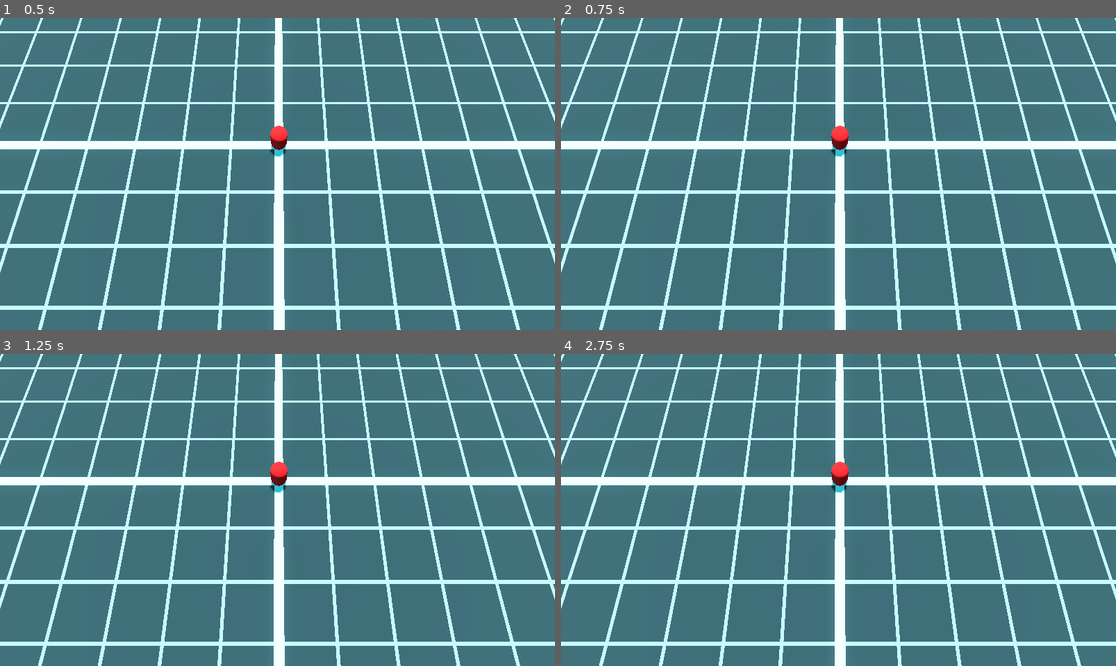
Above: before the commit, frames 1-4 (two rows, left to right).
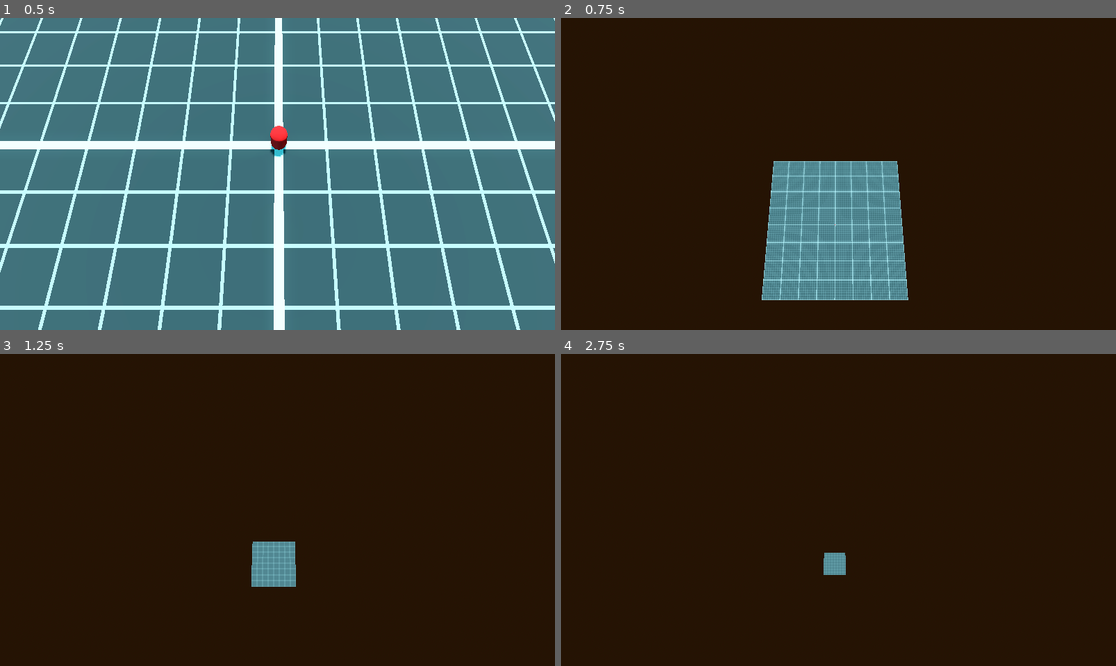
Above: after the commit, the same moments.

Repository: Metriximor/TankGame
Game: Godot game, scene res://main.tscn
Same seed, same stepped clock (60 frames per second), same inputs: the game is played once before the commit and once after it.
Inputs (mouse positions are in pixels of both pictures, inside the frame that each line leads up to):
- Up to frame 1 (0.5 s): no input
- Up to frame 2 (0.75 s): tap Enter at 0.5 s; move the mouse to (960, 158) at 0.52 s; hold D (pan_right, bound only after the commit) from 0.53 s (still down); hold Mouse wheel up (zoom_in, bound only after the commit) from 0.53 s (still down); click (960, 158) at 0.67 s
- Up to frame 3 (1.25 s): keep holding D (pan_right, bound only after the commit); keep holding Mouse wheel up (zoom_in, bound only after the commit); tap Mouse wheel down (zoom_out, bound only after the commit) at 0.8 s
- Up to frame 4 (2.75 s): release D (pan_right, bound only after the commit) at 1.25 s; release Mouse wheel up (zoom_in, bound only after the commit) at 1.25 s; drag from (727, 525) to (960, 494) at 1.27 s; move the mouse to (894, 441) at 2.02 s; hold D (pan_right, bound only after the commit) from 2.03 s (still down); hold Mouse wheel up (zoom_in, bound only after the commit) from 2.03 s (still down); click (894, 441) at 2.17 s; tap Mouse wheel down (zoom_out, bound only after the commit) at 2.3 s

Frame 1 is identical in both runs. In frame 2, 97% of the frame differs, in the area x 0-100%, y 0-100%; in frame 3, 100%; in frame 4, 100%.

Commit message:
Add Camera Panning

Diff:
--- a/main.tscn
+++ b/main.tscn
@@ -1,10 +1,11 @@
-[gd_scene load_steps=15 format=3 uid="uid://bt74mpdyisq36"]
+[gd_scene load_steps=16 format=3 uid="uid://bt74mpdyisq36"]
 
 [ext_resource type="Script" path="res://src/controller/mouse_controller.gd" id="1_o3l48"]
 [ext_resource type="Script" path="res://src/controller/selection_controller.gd" id="2_qmw85"]
 [ext_resource type="Script" path="res://src/controller/camera_controller.gd" id="2_t0fkr"]
 [ext_resource type="Script" path="res://src/controller/movement_controller.gd" id="3_7ebjg"]
 [ext_resource type="Texture2D" uid="uid://biolsr757ww5c" path="res://debug/tex_DebugGrid.svg" id="3_whkkt"]
+[ext_resource type="Script" path="res://src/camera/rts_camera_component.gd" id="5_apr3w"]
 [ext_resource type="PackedScene" uid="uid://834fi7r7qtwm" path="res://src/unit/unit.tscn" id="5_imam8"]
 
 [sub_resource type="RectangleShape2D" id="RectangleShape2D_2jm7l"]
@@ -76,6 +77,10 @@
 [node name="MainCamera" type="Camera3D" parent="."]
 transform = Transform3D(1, 0, 0, 0, 0.258819, 0.965926, 0, -0.965926, 0.258819, -0.0823078, 12.3579, 5.28028)
 
+[node name="RTSCameraComponent" type="Node" parent="MainCamera" node_paths=PackedStringArray("camera")]
+script = ExtResource("5_apr3w")
+camera = NodePath("..")
+
 [node name="Level" type="NavigationRegion3D" parent="."]
 navigation_mesh = SubResource("NavigationMesh_oj8tx")
 
--- a/project.godot
+++ b/project.godot
@@ -15,6 +15,39 @@
 config/features=PackedStringArray("4.4", "Forward Plus")
 config/icon="res://icon.svg"
 
+[input]
+
+pan_up={
+"deadzone": 0.5,
+"events": [Object(InputEventKey,"resource_local_to_scene":false,"resource_name":"","device":-1,"window_id":0,"alt_pressed":false,"shift_pressed":false,"ctrl_pressed":false,"meta_pressed":false,"pressed":false,"keycode":0,"physical_keycode":87,"key_label":0,"unicode":119,"location":0,"echo":false,"script":null)
+]
+}
+pan_left={
+"deadzone": 0.5,
+"events": [Object(InputEventKey,"resource_local_to_scene":false,"resource_name":"","device":-1,"window_id":0,"alt_pressed":false,"shift_pressed":false,"ctrl_pressed":false,"meta_pressed":false,"pressed":false,"keycode":0,"physical_keycode":65,"key_label":0,"unicode":97,"location":0,"echo":false,"script":null)
+]
+}
+pan_down={
+"deadzone": 0.5,
+"events": [Object(InputEventKey,"resource_local_to_scene":false,"resource_name":"","device":-1,"window_id":0,"alt_pressed":false,"shift_pressed":false,"ctrl_pressed":false,"meta_pressed":false,"pressed":false,"keycode":0,"physical_keycode":83,"key_label":0,"unicode":115,"location":0,"echo":false,"script":null)
+]
+}
+pan_right={
+"deadzone": 0.5,
+"events": [Object(InputEventKey,"resource_local_to_scene":false,"resource_name":"","device":-1,"window_id":0,"alt_pressed":false,"shift_pressed":false,"ctrl_pressed":false,"meta_pressed":false,"pressed":false,"keycode":0,"physical_keycode":68,"key_label":0,"unicode":100,"location":0,"echo":false,"script":null)
+]
+}
+zoom_in={
+"deadzone": 0.5,
+"events": [Object(InputEventMouseButton,"resource_local_to_scene":false,"resource_name":"","device":-1,"window_id":0,"alt_pressed":false,"shift_pressed":false,"ctrl_pressed":false,"meta_pressed":false,"button_mask":0,"position":Vector2(0, 0),"global_position":Vector2(0, 0),"factor":1.0,"button_index":4,"canceled":false,"pressed":false,"double_click":false,"script":null)
+]
+}
+zoom_out={
+"deadzone": 0.5,
+"events": [Object(InputEventMouseButton,"resource_local_to_scene":false,"resource_name":"","device":-1,"window_id":0,"alt_pressed":false,"shift_pressed":false,"ctrl_pressed":false,"meta_pressed":false,"button_mask":0,"position":Vector2(0, 0),"global_position":Vector2(0, 0),"factor":1.0,"button_index":5,"canceled":false,"pressed":false,"double_click":false,"script":null)
+]
+}
+
 [layer_names]
 
 3d_physics/layer_2="Own Unit Mask"
--- /dev/null
+++ b/src/camera/rts_camera_component.gd
@@ -0,0 +1,18 @@
+extends Node
+class_name RTSCameraComponent
+
+@export var camera: Camera3D
+@export_category("Component Parameters")
+@export var camera_speed := 25.0
+
+var _current_pan_speed := 0.0
+
+
+func _process(delta: float) -> void:
+	var input_dir := Input.get_vector("pan_left", "pan_right", "pan_up", "pan_down")
+	var camera_pan := input_dir * camera_speed * delta
+	camera.global_position += Vector3(camera_pan.x, 0, camera_pan.y)
+
+	var zoom := Input.get_axis("zoom_out", "zoom_in")
+	print(Input.is_action_pressed("zoom_in"))
+	camera.global_position.y += zoom * camera_speed
--- a/src/controller/mouse_controller.gd
+++ b/src/controller/mouse_controller.gd
@@ -5,6 +5,7 @@
 signal mouse_motion_event(event: InputEventMouseMotion)
 signal left_click_event(event: InputEventMouseButton)
 signal right_click_event(event: InputEventMouseButton)
+
 
 func _input(event: InputEvent) -> void:
 	if event is InputEventMouseButton:
